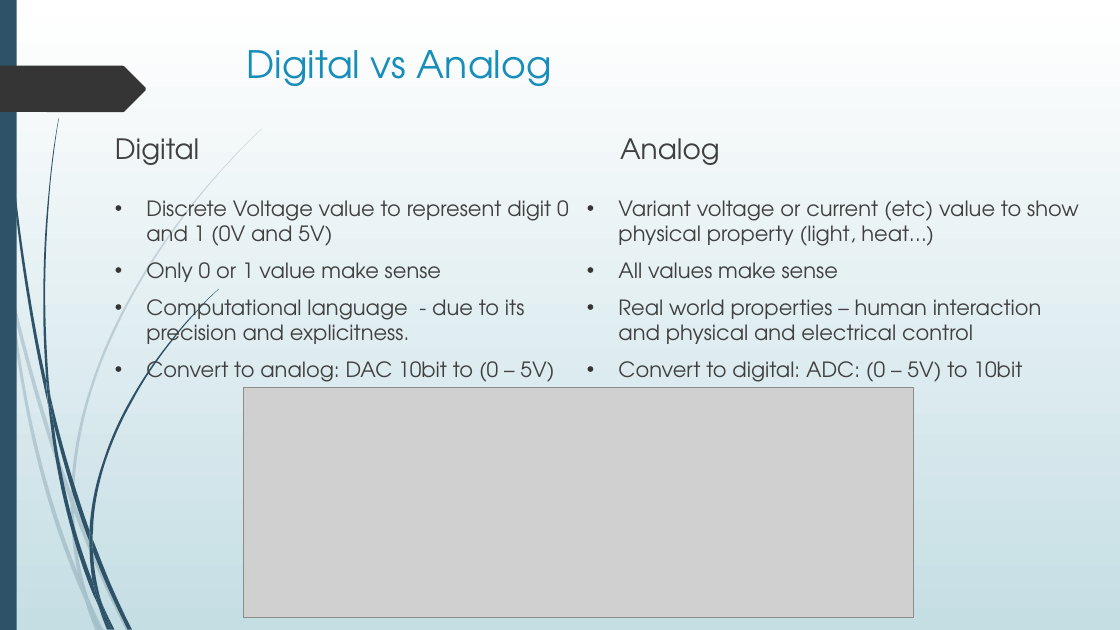
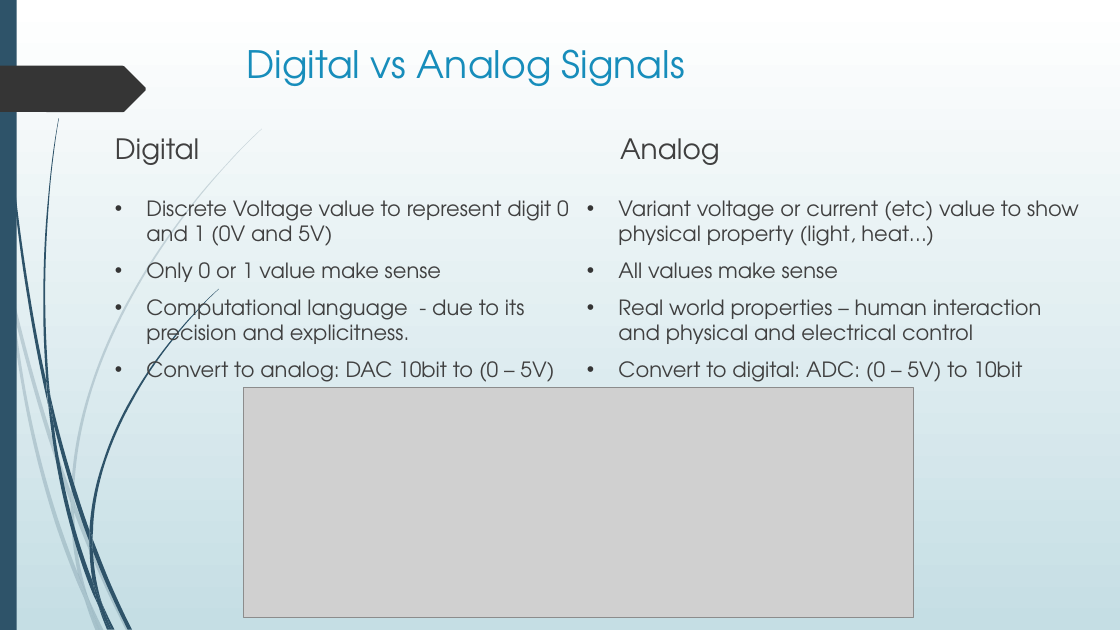
Before and after one commit to nxphi47/arduinoWSntuoss, a slide deck: slide 4 of Arduino_workshop.pptx. Drawn at 1120x630 pixels with LibreOffice and Linux fonts; fonts in the diff are those of the drawing; grey boxes stand for pictures. Boxes give left, top, right and bottom in pixels: in the first picture for what was removed or moved away, otherwise in the second. Text is boxed around its words. In the diff, an @@ line names an element or a change of style, - is before the commit and + after.

```diff
--- a/Arduino_workshop.pptx
+++ b/Arduino_workshop.pptx
@@ title at (x1=247, y1=49, x2=685, y2=86): text changed @@
-Digital vs Analog
+Digital vs Analog Signals
```
Also in this commit, not shown: 3 other slides changed, 1 other file.
